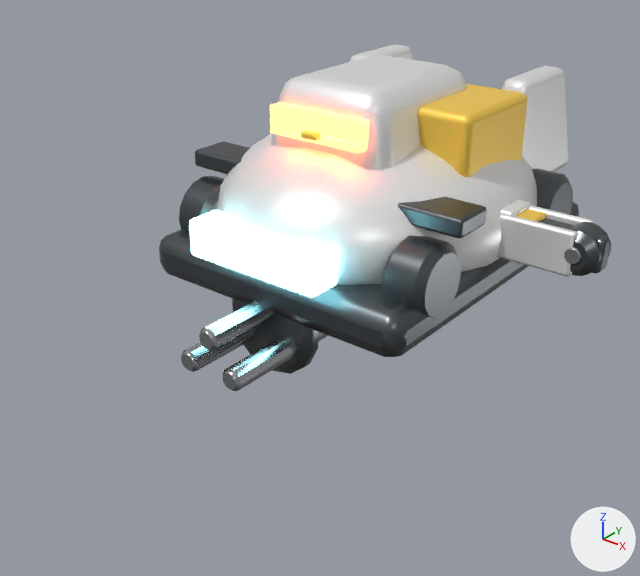
Before and after pictures for a commit that changed the glTF model public/assets/models/robots/hound/burst.glb.
Before and after are seen from a 50 mm lens placed at (0.672, -0.976, 0.429), pointed at (0.027, -0.169, -0.072). Lighting does not change. The marker at lower right points along +X, +Y and +Z. The older version comes first. Vertices at exactly the same position are counted once.

The first picture shows 'Barrel', 'Hull', 'LegUpper', 'Turret' and 1 more.
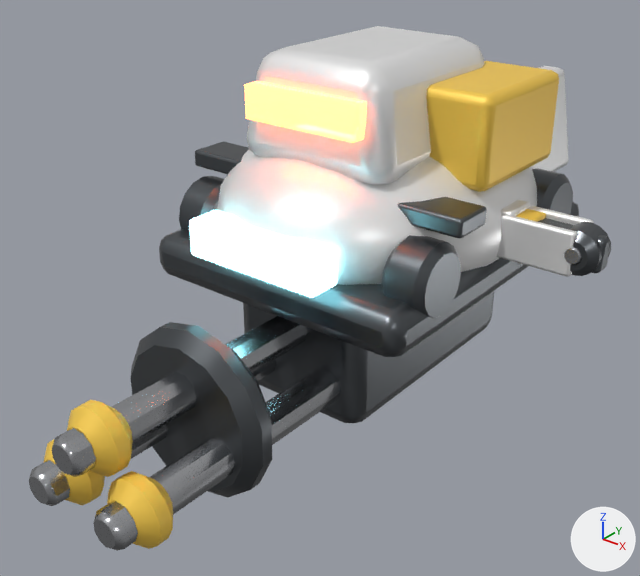
Location of each change, (x1, y1, x2, y2) in pixels of the pictures (640 x 576 px; the box of a moved part takes in the faces that stretch with it):
'Barrel', reshaped: before (181, 299, 329, 391); after (29, 291, 494, 551)
'Turret', rescaled: before (270, 55, 527, 177); after (244, 26, 559, 192)
part 1 of me_barrel, moved or reshaped (not visible before): after (243, 291, 494, 423)
part 2 of me_barrel, moved or reshaped: before (232, 299, 318, 374); after (131, 322, 272, 498)
part 3 of me_barrel, moved or reshaped: before (199, 299, 274, 351); after (52, 316, 308, 477)
part 4 of me_barrel, added (yellow): after (43, 440, 105, 506)
part 5 of me_barrel, added (yellow): after (107, 471, 173, 549)
part 6 of me_barrel, added (yellow): after (67, 400, 133, 477)
part 7 of me_barrel, added: after (29, 359, 276, 506)
part 8 of me_barrel, added: after (93, 368, 341, 551)
part 9 of me_barrel, deleted: before (223, 332, 329, 391)
part 10 of me_barrel, deleted: before (181, 329, 255, 372)

What the commit changed:
me_barrel is used by ob_barrel; location (0.0, 0.0, 0.0).
me_barrel had 276 vertices, 532 faces and spanned x -0.068..0.068, y -0.35..0.12, z -0.175..-0.035.
me_barrel now has 430 vertices, 828 faces and spans x -0.109..0.109, y -0.56..0.192, z -0.28..-0.056.
me_barrel part 1: the loose piece of 56 vertices spanning x -0.065..0.065, y -0.12..0.12, z -0.16..-0.06 is scaled about the mesh origin by 1.6.
me_barrel part 2: the loose piece of 56 vertices spanning x -0.068..0.068, y -0.245..-0.215, z -0.175..-0.035 is scaled about the mesh origin by 1.6.
me_barrel part 3: the loose piece of 58 vertices spanning x -0.015..0.015, y -0.35..-0.05, z -0.094..-0.066 is scaled about the mesh origin by 1.6.
me_barrel part 4: a new loose piece of 56 vertices spanning x -0.097..-0.015, y -0.536..-0.488, z -0.237..-0.154, in mat_hazard (yellow #f9ce50).
me_barrel part 5: a new loose piece of 56 vertices spanning x 0.015..0.097, y -0.536..-0.488, z -0.237..-0.154, in mat_hazard (yellow #f9ce50).
me_barrel part 6: a new loose piece of 56 vertices spanning x -0.041..0.041, y -0.536..-0.488, z -0.17..-0.086, in mat_hazard (yellow #f9ce50).
me_barrel part 7: a new loose piece of 46 vertices spanning x -0.08..-0.032, y -0.56..-0.08, z -0.218..-0.172, in mat_steel (grey #b5b6ba).
me_barrel part 8: a new loose piece of 46 vertices spanning x 0.032..0.08, y -0.56..-0.08, z -0.218..-0.172, in mat_steel (grey #b5b6ba).
me_barrel part 9: the loose piece of 53 vertices spanning x 0.02..0.05, y -0.35..-0.05, z -0.136..-0.108 is deleted.
me_barrel part 10: the loose piece of 53 vertices spanning x -0.05..-0.02, y -0.35..-0.05, z -0.136..-0.108 is deleted.
me_barrel gains material mat_hazard (yellow #f9ce50).
me_turret is used by ob_turret; location (0.0, 0.0, 0.0).
me_turret had 216 vertices, 416 faces and spanned x -0.11..0.16, y -0.15..0.11, z 0.035..0.18.
me_turret now has 216 vertices, 416 faces and spans x -0.132..0.192, y -0.18..0.132, z 0.042..0.216.
me_turret part 11: the whole mesh is scaled about the mesh origin by 1.2.
